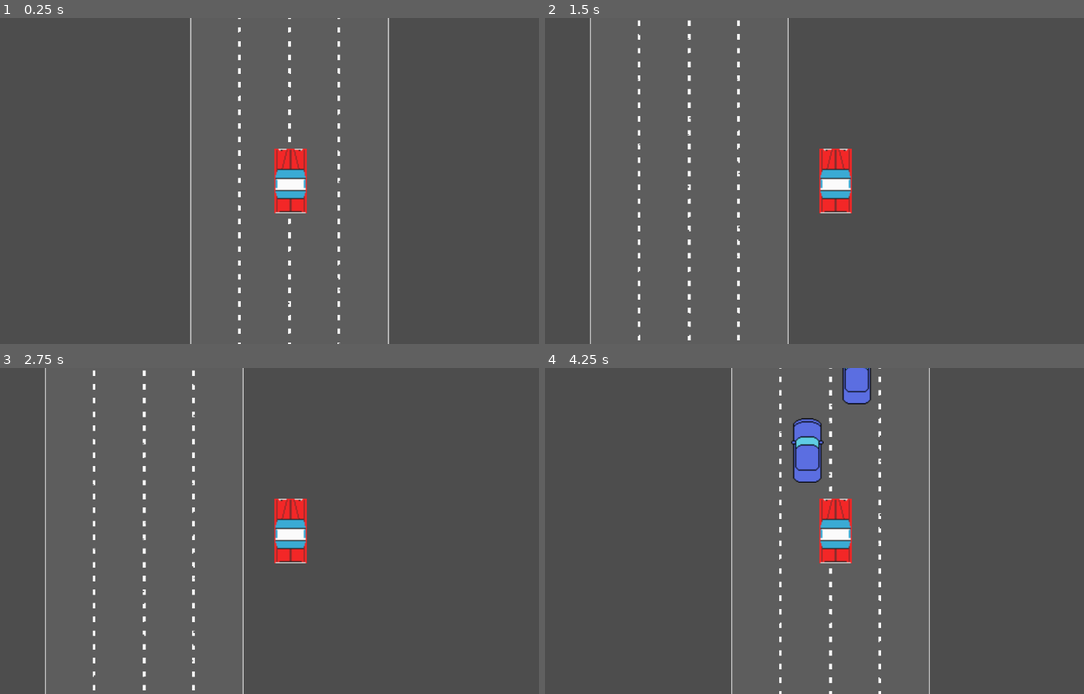
Above: before the commit, frames 1-4 (two rows, left to right).
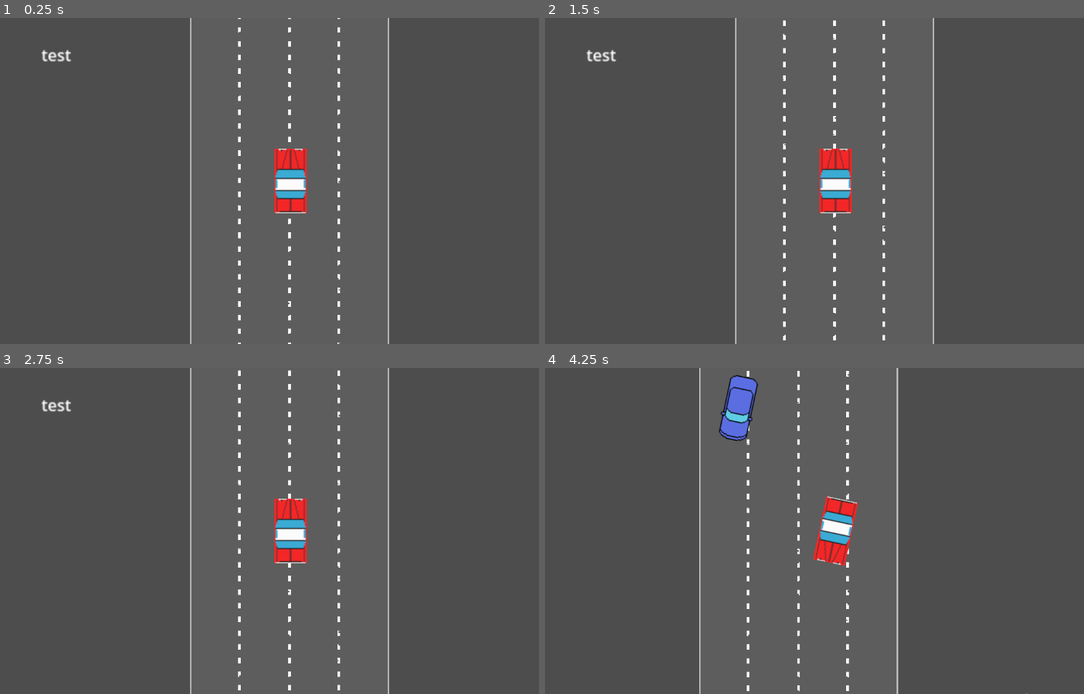
Above: after the commit, the same moments.

Repository: Zeke-D/roadtripping
Game: Godot game, scene res://world.tscn
Same seed, same stepped clock (60 frames per second), same inputs: the game is played once before the commit and once after it.
Inputs:
- Up to frame 1 (0.25 s): no input
- Up to frame 2 (1.5 s): tap Enter at 0.5 s; hold D (right) 0.53-1.28 s; hold S (down) from 1.28 s (still down)
- Up to frame 3 (2.75 s): tap Space at 2 s; release S (down) at 2.03 s; hold D (right) from 2.03 s (still down)
- Up to frame 4 (4.25 s): tap Enter at 2.75 s; release D (right) at 2.78 s; hold W (up) 2.78-3.53 s; hold A (left) from 3.53 s (still down)

The runs differ from the first frame. In frame 1, 0.1% of the frame differs, in the area x 7-14%, y 9-14%; in frame 2, 2.6%; in frame 3, 2.6%; in frame 4, 5.9%, in the area x 28-90%, y 0-100%.
Error after the commit: Invalid access to property or key 'distance' on a base object of type 'Node2D (oncoming_traffic.gd)'. (res://PlayerCar.gd:61)

Commit message:
added hp + idk

Diff:
--- a/PlayerCar.gd
+++ b/PlayerCar.gd
@@ -2,9 +2,19 @@
 
 const BASE_PLAYER_SPEED: Vector2 = Vector2(200, 200)
 var player_vertical_speed: float = 200
+var world
+var CAR_WIDTH : float = 32;
+var ROAD_WIDTH : float = 49 * 4 - CAR_WIDTH;
+var elapsed = 0.0
+var spin_duration = 2
+var state = CarState.FULL_HP
 
-var CAR_WIDTH : float = 32;
-var ROAD_WIDTH : float = 32 * 10 - CAR_WIDTH;
+enum CarState {
+	DEAD,
+	ONE_LIFE,
+	TWO_LIFE,
+	FULL_HP,
+}
 
 enum World_Scroll_Speed {
 	FAST,
@@ -25,38 +35,52 @@
 	speed_mult_map[World_Scroll_Speed.MEDIUM] = 1.0;
 	speed_mult_map[World_Scroll_Speed.SLOW]   = 0.7;
 
+	world = get_tree().current_scene
 	hurtbox = find_child("Hurtbox")
 
-
-func _physics_process(delta):
-
+func move(delta):
 	var speed_mult = speed_mult_map[World_Scroll_Speed.MEDIUM]
 
-	var new_pos = position
+	var new_x_pos = position.x
 
 	if (Input.is_action_pressed("left")):
-		new_pos.x -= BASE_PLAYER_SPEED.x * delta
+		new_x_pos -= BASE_PLAYER_SPEED.x * delta
 	if (Input.is_action_pressed("right")):
-		new_pos.x += BASE_PLAYER_SPEED.x * delta
+		new_x_pos += BASE_PLAYER_SPEED.x * delta
 	if (Input.is_action_pressed("up")):
 		speed_mult = speed_mult_map[World_Scroll_Speed.FAST]
 	if (Input.is_action_pressed("down")):
 		speed_mult = speed_mult_map[World_Scroll_Speed.SLOW]
 
-	new_pos.x = clamp(new_pos.x, ROAD_WIDTH / -2, ROAD_WIDTH / 2);
+	new_x_pos = clamp(new_x_pos, ROAD_WIDTH / -2, ROAD_WIDTH / 2);
 
-	# check collisions
-	var should_move_horizontal : bool = true
-	var should_move_vertical   : bool = true
+	# will come back to u
+	# self.set_rotation(1/4 * PI * sin(elapsed))
+	#elapsed += delta
+	self.player_vertical_speed = BASE_PLAYER_SPEED.y * delta * speed_mult
+	self.world.distance += self.player_vertical_speed
+	self.position.x = new_x_pos
 
-	player_vertical_speed = 0
-	if should_move_vertical:
-		player_vertical_speed = BASE_PLAYER_SPEED.y * delta * speed_mult
-	if should_move_horizontal:
-		position = new_pos
+func _physics_process(delta):
+	if state == CarState.DEAD:
+		self.player_vertical_speed = 0
+	else:
+		move(delta)
 
+func move_and_rotate(target_position, target_rotation, duration):
+	var tween = get_tree().create_tween()
+	tween.set_parallel(true) # So that the below tweens happen at the same time, not move then rotate
+	tween.tween_property(self, "global_position", target_position, duration)
+	tween.tween_property(self, "rotation", target_rotation, duration)
+
+
+func spinout(direction):
+	move_and_rotate(direction * Vector2(1200, 600) * .5, self.rotation + TAU * 4, spin_duration)
 
 func _on_hurtbox_body_entered(body):
 	if body.is_in_group("Enemy"):
 		print("HIT")
-		position += (position - body.position) / 10
+		state -= 1
+		body.spinout((body.position - self.position).normalized())
+		if state == CarState.DEAD:
+			self.spinout(-(body.position - self.position).normalized())
--- a/npc_car.gd
+++ b/npc_car.gd
@@ -2,9 +2,45 @@
 class_name NpcCar
 var player
 @export var speed: int = 80
+const NPC_BASE_MOVEMENT_SPEED: float = 80
+
+# spin globals
+var did_spin = false
+var time_elapsed = 0.0
+var spin_duration = 2.
+
+func get_next_position(delta):
+	if did_spin:
+		return self.position + Vector2(0, player.player_vertical_speed)
+
+	return self.position + Vector2(
+		0,
+		player.player_vertical_speed - NPC_BASE_MOVEMENT_SPEED * delta
+	)
 
 func _ready():
 	player = get_tree().current_scene.find_child('Car')
 
+
+func spin_callback(delta):
+	time_elapsed += delta
+	if (time_elapsed > spin_duration):
+		time_elapsed = 0
+
 func _physics_process(delta):
-	position.y += player.player_vertical_speed - (speed * delta)
+	spin_callback(delta)
+	position = get_next_position(delta)
+
+func move_and_rotate(target_position, target_rotation, duration):
+	var tween = get_tree().create_tween()
+	tween.set_parallel(true) # So that the below tweens happen at the same time, not move then rotate
+	tween.tween_property(self, "global_position", target_position, duration)
+	tween.tween_property(self, "rotation", target_rotation, duration)
+
+
+func spinout(direction):
+	print("SPIN")
+	did_spin = true
+
+	# deactivate collider
+	move_and_rotate(direction * Vector2(1200, 600) * .5, self.rotation + TAU * 4, spin_duration)
--- a/npcs/npc_car_blue.tscn
+++ b/npcs/npc_car_blue.tscn
@@ -4,7 +4,7 @@
 [ext_resource type="Script" path="res://npc_car.gd" id="1_vgpbt"]
 
 [sub_resource type="RectangleShape2D" id="RectangleShape2D_uhxu8"]
-size = Vector2(32, 64)
+size = Vector2(28, 62)
 
 [node name="NpcCar" type="CharacterBody2D" groups=["Enemy"]]
 script = ExtResource("1_vgpbt")
--- a/player_car.tscn
+++ b/player_car.tscn
@@ -22,3 +22,5 @@
 
 [node name="CollisionShape2D" type="CollisionShape2D" parent="Hurtbox"]
 shape = SubResource("RectangleShape2D_jrd13")
+
+[connection signal="body_entered" from="Hurtbox" to="." method="_on_hurtbox_body_entered"]
--- a/project.godot
+++ b/project.godot
@@ -14,6 +14,10 @@
 run/main_scene="res://world.tscn"
 config/features=PackedStringArray("4.1", "Forward Plus")
 config/icon="res://icon.svg"
+
+[display]
+
+window/size/resizable=false
 
 [input]
 
--- /dev/null
+++ b/world.gd
@@ -0,0 +1,8 @@
+extends Node2D
+
+var distance = 0
+var goal_distance = 10000
+
+func _physics_process(delta):
+	if (distance >= goal_distance):
+		print('win')
--- a/world.tscn
+++ b/world.tscn
@@ -63,6 +63,13 @@
 [node name="Camera2D" type="Camera2D" parent="CanvasGroup/Car"]
 zoom = Vector2(2, 2)
 
+[node name="ScoreText" type="RichTextLabel" parent="CanvasGroup/Car"]
+offset_left = -247.0
+offset_top = -137.0
+offset_right = -207.0
+offset_bottom = -97.0
+text = "test"
+
 [node name="Background" parent="CanvasGroup" instance=ExtResource("3_5jjkl")]
 position = Vector2(-1, -186)
 scale = Vector2(1, 0.531)
Not shown: 1 places in world.tscn that only renumber resources
